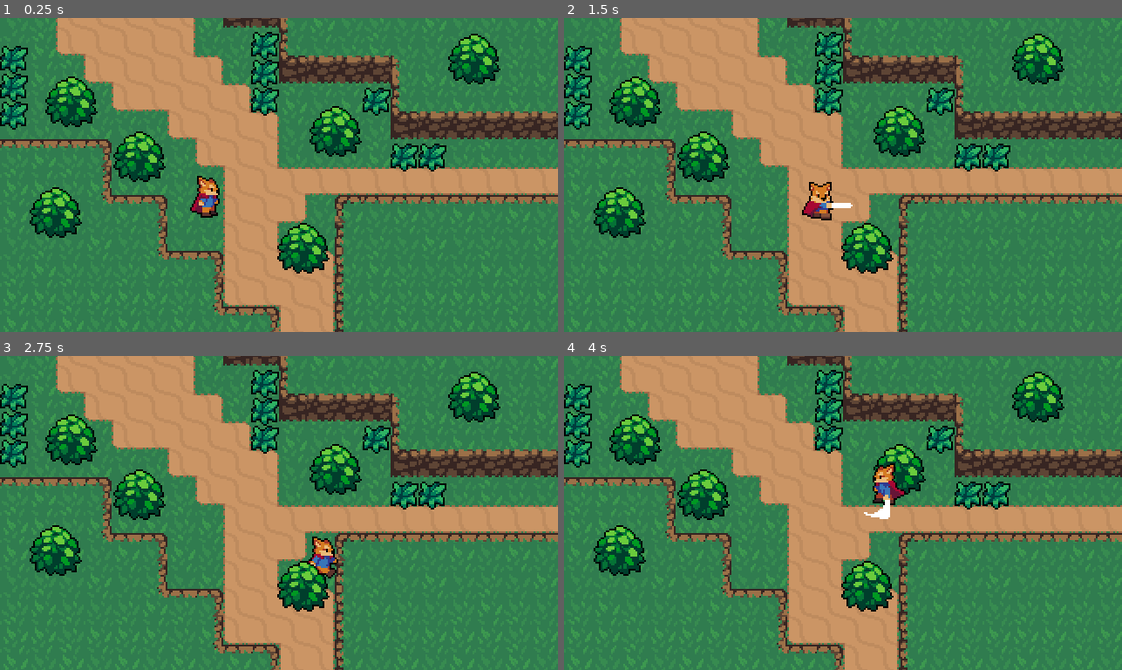
Above: before the commit, frames 1-4 (two rows, left to right).
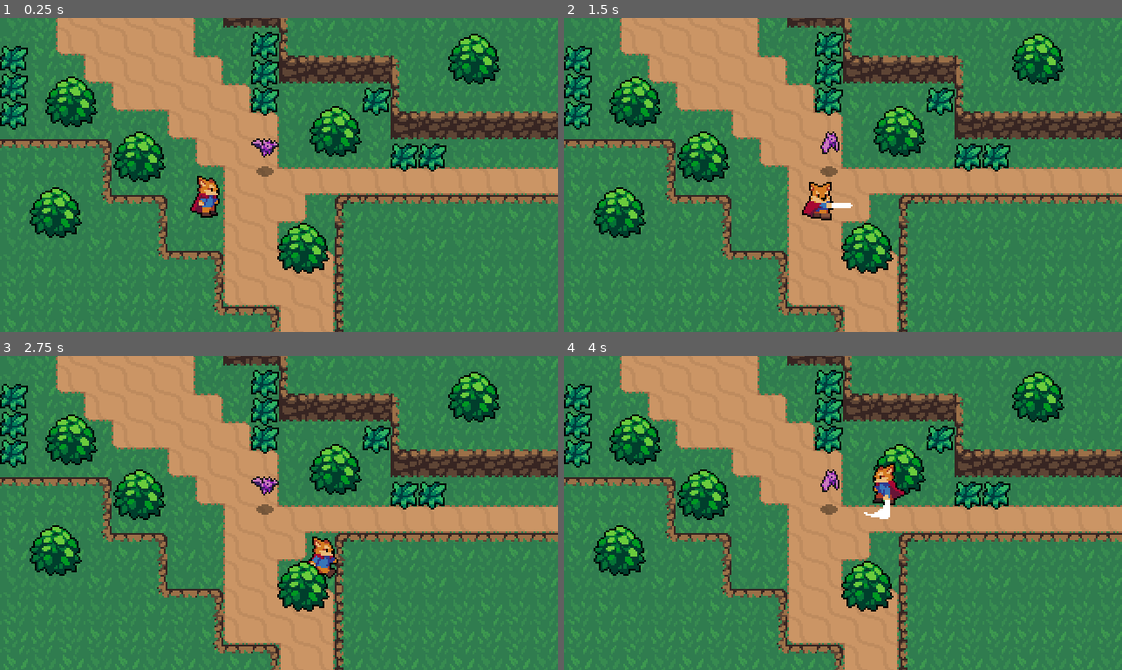
Above: after the commit, the same moments.

Repository: JonLouk/J.A.A.G
Game: Godot game, scene res://World.tscn
Two runs of this game, one before a commit and one after it. Both use one fixed random seed, a clock stepped at 60 frames per second and the inputs below.
Inputs:
- Up to frame 1 (0.25 s): no input
- Up to frame 2 (1.5 s): tap Enter (attack) at 0.5, 1.35 s; hold Right (ui_right) 0.53-1.28 s; tap Space (roll) at 0.6 s; hold Down (ui_down) from 1.28 s (still down)
- Up to frame 3 (2.75 s): tap Space (roll) at 1.55, 2.1 s; release Down (ui_down) at 2.03 s; hold Right (ui_right) from 2.03 s (still down)
- Up to frame 4 (4 s): release Right (ui_right) at 2.78 s; hold Up (ui_up) 2.78-3.53 s; tap Space (roll) at 2.85, 3.8 s; hold Left (ui_left) from 3.53 s (still down); tap Enter (attack) at 3.6 s

The runs differ from the first frame. In frame 1, 0.2% of the frame differs, in the area x 45-50%, y 38-51%; in frame 2, 0.2%; in frame 3, 0.2%; in frame 4, 0.2%.

Commit message:
Add Bat enemies

Diff:
--- /dev/null
+++ b/Enemies/Bat.gd
@@ -0,0 +1,10 @@
+extends KinematicBody2D
+
+var knockback = Vector2.ZERO
+
+func _physics_process(delta):
+	knockback = knockback.move_toward(Vector2.ZERO, 200 * delta)
+	knockback = move_and_slide(knockback)
+
+func _on_Hurtbox_area_entered(area):
+	knockback = area.knockback_vector * 150
--- /dev/null
+++ b/Enemies/Bat.tscn
@@ -0,0 +1,69 @@
+[gd_scene load_steps=13 format=2]
+
+[ext_resource path="res://Shadows/SmallShadow.png" type="Texture" id=1]
+[ext_resource path="res://Enemies/Bat.png" type="Texture" id=2]
+[ext_resource path="res://Interact Boxes/Hurtbox.tscn" type="PackedScene" id=3]
+[ext_resource path="res://Enemies/Bat.gd" type="Script" id=4]
+
+[sub_resource type="AtlasTexture" id=1]
+atlas = ExtResource( 2 )
+region = Rect2( 0, 0, 16, 24 )
+
+[sub_resource type="AtlasTexture" id=2]
+atlas = ExtResource( 2 )
+region = Rect2( 16, 0, 16, 24 )
+
+[sub_resource type="AtlasTexture" id=3]
+atlas = ExtResource( 2 )
+region = Rect2( 32, 0, 16, 24 )
+
+[sub_resource type="AtlasTexture" id=4]
+atlas = ExtResource( 2 )
+region = Rect2( 48, 0, 16, 24 )
+
+[sub_resource type="AtlasTexture" id=5]
+atlas = ExtResource( 2 )
+region = Rect2( 64, 0, 16, 24 )
+
+[sub_resource type="SpriteFrames" id=6]
+animations = [ {
+"frames": [ SubResource( 1 ), SubResource( 2 ), SubResource( 3 ), SubResource( 4 ), SubResource( 5 ) ],
+"loop": true,
+"name": "Fly",
+"speed": 10.0
+} ]
+
+[sub_resource type="CircleShape2D" id=7]
+radius = 3.7694
+
+[sub_resource type="CapsuleShape2D" id=8]
+radius = 4.0
+height = 4.0
+
+[node name="Bat" type="KinematicBody2D"]
+collision_layer = 16
+script = ExtResource( 4 )
+
+[node name="AnimatedSprite" type="AnimatedSprite" parent="."]
+position = Vector2( 0, -0.0651531 )
+frames = SubResource( 6 )
+animation = "Fly"
+frame = 2
+playing = true
+offset = Vector2( 0, -12 )
+
+[node name="Shadow Sprite" type="Sprite" parent="."]
+texture = ExtResource( 1 )
+
+[node name="CollisionShape2D" type="CollisionShape2D" parent="."]
+shape = SubResource( 7 )
+
+[node name="Hurtbox" parent="." instance=ExtResource( 3 )]
+collision_layer = 8
+
+[node name="CollisionShape2D" parent="Hurtbox" index="0"]
+position = Vector2( 0, -13 )
+shape = SubResource( 8 )
+[connection signal="area_entered" from="Hurtbox" to="." method="_on_Hurtbox_area_entered"]
+
+[editable path="Hurtbox"]
--- a/Player/P1.gd
+++ b/Player/P1.gd
@@ -18,8 +18,11 @@
 onready var animationPlayer = $AnimationPlayer
 onready var animationTree =$AnimationTree
 onready var animationState = animationTree.get("parameters/playback")
+onready var swordHitbox = $HitboxPivot/SwordHitbox
+
 func _ready():
 	animationTree.active = true
+	swordHitbox.knockback_vector = roll_vector
 
 func _physics_process(delta):
 	match state:
@@ -40,6 +43,7 @@
 
 	if input_vector != Vector2.ZERO:
 		roll_vector = input_vector
+		swordHitbox.knockback_vector = input_vector
 		animationTree.set("parameters/Idle/blend_position", input_vector)
 		animationTree.set("parameters/Run/blend_position", input_vector)
 		animationTree.set("parameters/Attack/blend_position", input_vector)
--- a/Player/Player.tscn
+++ b/Player/Player.tscn
@@ -1,8 +1,9 @@
-[gd_scene load_steps=50 format=2]
+[gd_scene load_steps=51 format=2]
 
 [ext_resource path="res://Player/Player.png" type="Texture" id=1]
 [ext_resource path="res://Player/P1.gd" type="Script" id=2]
 [ext_resource path="res://Interact Boxes/Hitbox.tscn" type="PackedScene" id=3]
+[ext_resource path="res://Player/SwordHitbox.gd" type="Script" id=4]
 
 [sub_resource type="CapsuleShape2D" id=1]
 radius = 4.0
@@ -472,132 +473,132 @@
 "values": [ 6, 7, 8, 9, 10, 6 ]
 }
 
-[sub_resource type="AnimationNodeAnimation" id=14]
+[sub_resource type="AnimationNodeAnimation" id=18]
 animation = "AttackLeft"
 
-[sub_resource type="AnimationNodeAnimation" id=15]
+[sub_resource type="AnimationNodeAnimation" id=19]
 animation = "AttackUp"
 
-[sub_resource type="AnimationNodeAnimation" id=16]
+[sub_resource type="AnimationNodeAnimation" id=20]
 animation = "AttackRight"
 
-[sub_resource type="AnimationNodeAnimation" id=17]
+[sub_resource type="AnimationNodeAnimation" id=21]
 animation = "AttackDown"
 
-[sub_resource type="AnimationNodeBlendSpace2D" id=18]
-blend_point_0/node = SubResource( 14 )
+[sub_resource type="AnimationNodeBlendSpace2D" id=22]
+blend_point_0/node = SubResource( 18 )
 blend_point_0/pos = Vector2( -1, 0 )
-blend_point_1/node = SubResource( 15 )
+blend_point_1/node = SubResource( 19 )
 blend_point_1/pos = Vector2( 0, -1.1 )
-blend_point_2/node = SubResource( 16 )
+blend_point_2/node = SubResource( 20 )
 blend_point_2/pos = Vector2( 1, 0 )
-blend_point_3/node = SubResource( 17 )
+blend_point_3/node = SubResource( 21 )
 blend_point_3/pos = Vector2( 0, 1.1 )
 min_space = Vector2( -1, -1.1 )
 max_space = Vector2( 1, 1.1 )
 blend_mode = 1
 
-[sub_resource type="AnimationNodeAnimation" id=19]
+[sub_resource type="AnimationNodeAnimation" id=23]
 animation = "IdleDown"
 
-[sub_resource type="AnimationNodeAnimation" id=20]
+[sub_resource type="AnimationNodeAnimation" id=24]
 animation = "IdleRight"
 
-[sub_resource type="AnimationNodeAnimation" id=21]
+[sub_resource type="AnimationNodeAnimation" id=25]
 animation = "IdleUp"
 
-[sub_resource type="AnimationNodeAnimation" id=22]
+[sub_resource type="AnimationNodeAnimation" id=26]
 animation = "IdleLeft"
 
-[sub_resource type="AnimationNodeBlendSpace2D" id=23]
-blend_point_0/node = SubResource( 19 )
+[sub_resource type="AnimationNodeBlendSpace2D" id=27]
+blend_point_0/node = SubResource( 23 )
 blend_point_0/pos = Vector2( 0, 1.1 )
-blend_point_1/node = SubResource( 20 )
+blend_point_1/node = SubResource( 24 )
 blend_point_1/pos = Vector2( 1, 0 )
-blend_point_2/node = SubResource( 21 )
+blend_point_2/node = SubResource( 25 )
 blend_point_2/pos = Vector2( 0, -1.1 )
-blend_point_3/node = SubResource( 22 )
+blend_point_3/node = SubResource( 26 )
 blend_point_3/pos = Vector2( -1, 0 )
 min_space = Vector2( -1, -1.1 )
 max_space = Vector2( 1, 1.1 )
 blend_mode = 1
 
-[sub_resource type="AnimationNodeAnimation" id=43]
+[sub_resource type="AnimationNodeAnimation" id=28]
 animation = "RollLeft"
 
-[sub_resource type="AnimationNodeAnimation" id=44]
+[sub_resource type="AnimationNodeAnimation" id=29]
 animation = "RollRight"
 
-[sub_resource type="AnimationNodeAnimation" id=45]
+[sub_resource type="AnimationNodeAnimation" id=30]
 animation = "RollUp"
 
-[sub_resource type="AnimationNodeAnimation" id=46]
+[sub_resource type="AnimationNodeAnimation" id=31]
 animation = "RollDown"
 
-[sub_resource type="AnimationNodeBlendSpace2D" id=40]
-blend_point_0/node = SubResource( 43 )
+[sub_resource type="AnimationNodeBlendSpace2D" id=32]
+blend_point_0/node = SubResource( 28 )
 blend_point_0/pos = Vector2( -1, 0 )
-blend_point_1/node = SubResource( 44 )
+blend_point_1/node = SubResource( 29 )
 blend_point_1/pos = Vector2( 1, 0 )
-blend_point_2/node = SubResource( 45 )
+blend_point_2/node = SubResource( 30 )
 blend_point_2/pos = Vector2( 0, -0.9 )
-blend_point_3/node = SubResource( 46 )
+blend_point_3/node = SubResource( 31 )
 blend_point_3/pos = Vector2( 0, 0.9 )
 blend_mode = 1
 
-[sub_resource type="AnimationNodeAnimation" id=24]
+[sub_resource type="AnimationNodeAnimation" id=33]
 animation = "RunDown"
 
-[sub_resource type="AnimationNodeAnimation" id=25]
+[sub_resource type="AnimationNodeAnimation" id=34]
 animation = "RunRight"
 
-[sub_resource type="AnimationNodeAnimation" id=26]
+[sub_resource type="AnimationNodeAnimation" id=35]
 animation = "RunUp"
 
-[sub_resource type="AnimationNodeAnimation" id=27]
+[sub_resource type="AnimationNodeAnimation" id=36]
 animation = "RunLeft"
 
-[sub_resource type="AnimationNodeBlendSpace2D" id=28]
-blend_point_0/node = SubResource( 24 )
+[sub_resource type="AnimationNodeBlendSpace2D" id=37]
+blend_point_0/node = SubResource( 33 )
 blend_point_0/pos = Vector2( 0, 1.1 )
-blend_point_1/node = SubResource( 25 )
+blend_point_1/node = SubResource( 34 )
 blend_point_1/pos = Vector2( 1, 0 )
-blend_point_2/node = SubResource( 26 )
+blend_point_2/node = SubResource( 35 )
 blend_point_2/pos = Vector2( 0, -1.1 )
-blend_point_3/node = SubResource( 27 )
+blend_point_3/node = SubResource( 36 )
 blend_point_3/pos = Vector2( -1, 0 )
 min_space = Vector2( -1, -1.1 )
 max_space = Vector2( 1, 1.1 )
 blend_mode = 1
 
-[sub_resource type="AnimationNodeStateMachineTransition" id=29]
-
-[sub_resource type="AnimationNodeStateMachineTransition" id=30]
-
-[sub_resource type="AnimationNodeStateMachineTransition" id=31]
-
-[sub_resource type="AnimationNodeStateMachineTransition" id=32]
+[sub_resource type="AnimationNodeStateMachineTransition" id=38]
+
+[sub_resource type="AnimationNodeStateMachineTransition" id=39]
+
+[sub_resource type="AnimationNodeStateMachineTransition" id=40]
 
 [sub_resource type="AnimationNodeStateMachineTransition" id=41]
 
 [sub_resource type="AnimationNodeStateMachineTransition" id=42]
 
-[sub_resource type="AnimationNodeStateMachine" id=33]
-states/Attack/node = SubResource( 18 )
+[sub_resource type="AnimationNodeStateMachineTransition" id=43]
+
+[sub_resource type="AnimationNodeStateMachine" id=44]
+states/Attack/node = SubResource( 22 )
 states/Attack/position = Vector2( 164, 156 )
-states/Idle/node = SubResource( 23 )
+states/Idle/node = SubResource( 27 )
 states/Idle/position = Vector2( 164, 74 )
-states/Roll/node = SubResource( 40 )
+states/Roll/node = SubResource( 32 )
 states/Roll/position = Vector2( 164, -15 )
-states/Run/node = SubResource( 28 )
+states/Run/node = SubResource( 37 )
 states/Run/position = Vector2( 352, 74 )
-transitions = [ "Idle", "Run", SubResource( 29 ), "Run", "Idle", SubResource( 30 ), "Idle", "Attack", SubResource( 31 ), "Attack", "Idle", SubResource( 32 ), "Roll", "Idle", SubResource( 41 ), "Idle", "Roll", SubResource( 42 ) ]
+transitions = [ "Idle", "Run", SubResource( 38 ), "Run", "Idle", SubResource( 39 ), "Idle", "Attack", SubResource( 40 ), "Attack", "Idle", SubResource( 41 ), "Roll", "Idle", SubResource( 42 ), "Idle", "Roll", SubResource( 43 ) ]
 start_node = "Idle"
 graph_offset = Vector2( -500.133, -44.8635 )
 
-[sub_resource type="AnimationNodeStateMachinePlayback" id=34]
-
-[sub_resource type="CapsuleShape2D" id=35]
+[sub_resource type="AnimationNodeStateMachinePlayback" id=45]
+
+[sub_resource type="CapsuleShape2D" id=46]
 height = 12.0
 
 [node name="Player" type="KinematicBody2D"]
@@ -656,9 +657,10 @@
 position = Vector2( 15, 0 )
 collision_layer = 0
 collision_mask = 8
+script = ExtResource( 4 )
 
 [node name="CollisionShape2D" parent="HitboxPivot/SwordHitbox" index="0"]
-shape = SubResource( 35 )
+shape = SubResource( 46 )
 disabled = true
 
 [editable path="HitboxPivot/SwordHitbox"]
--- /dev/null
+++ b/Player/SwordHitbox.gd
@@ -0,0 +1,3 @@
+extends Area2D
+
+var knockback_vector = Vector2.ZERO
--- a/World.tscn
+++ b/World.tscn
@@ -6,6 +6,7 @@
 [ext_resource path="res://World/DirtTileset.png" type="Texture" id=4]
 [ext_resource path="res://World/CliffTileset.png" type="Texture" id=5]
 [ext_resource path="res://World/Grass.tscn" type="PackedScene" id=6]
+[ext_resource path="res://Enemies/Bat.tscn" type="PackedScene" id=7]
 
 [sub_resource type="TileSet" id=1]
 0/name = "DirtTileset.png 0"
@@ -558,3 +559,6 @@
 
 [node name="Grass4" parent="YSort/YSort" instance=ExtResource( 6 )]
 position = Vector2( 144, 34.2784 )
+
+[node name="Bat" parent="YSort" instance=ExtResource( 7 )]
+position = Vector2( 152, 82.2784 )
--- a/project.godot
+++ b/project.godot
@@ -98,6 +98,7 @@
 2d_physics/layer_2="Player"
 2d_physics/layer_3="PlayerHurtbox"
 2d_physics/layer_4="EnemyHurtbox"
+2d_physics/layer_5="Enemy"
 
 [rendering]
 
Not shown: 9 places in Player/Player.tscn that only renumber resources
Not shown: 1 places in World.tscn that only renumber resources
